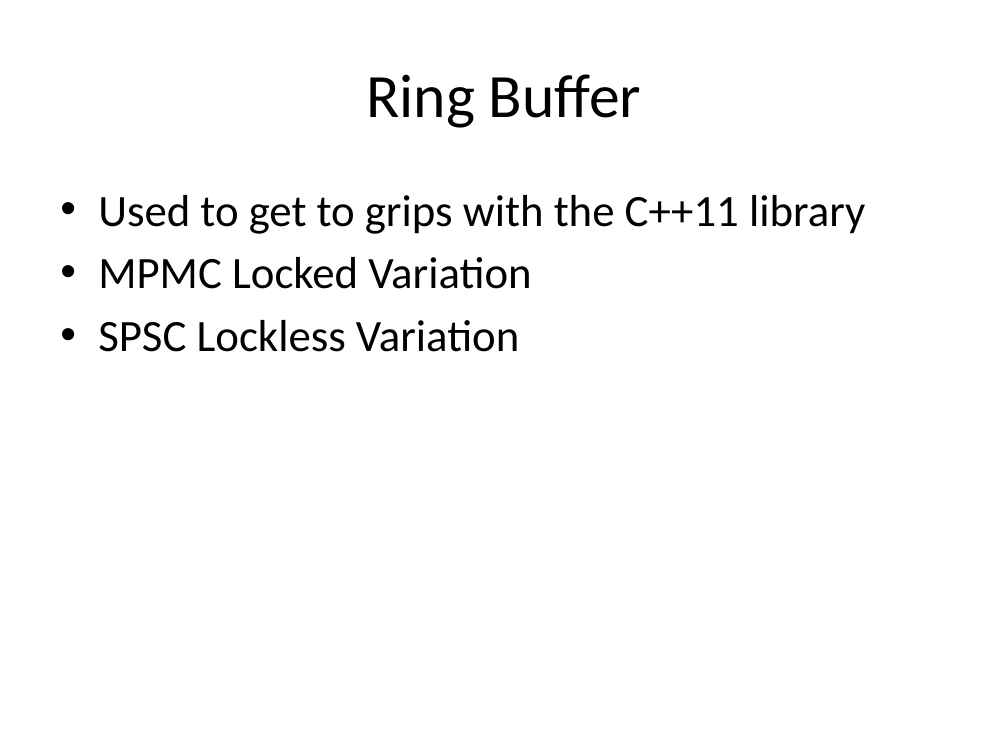
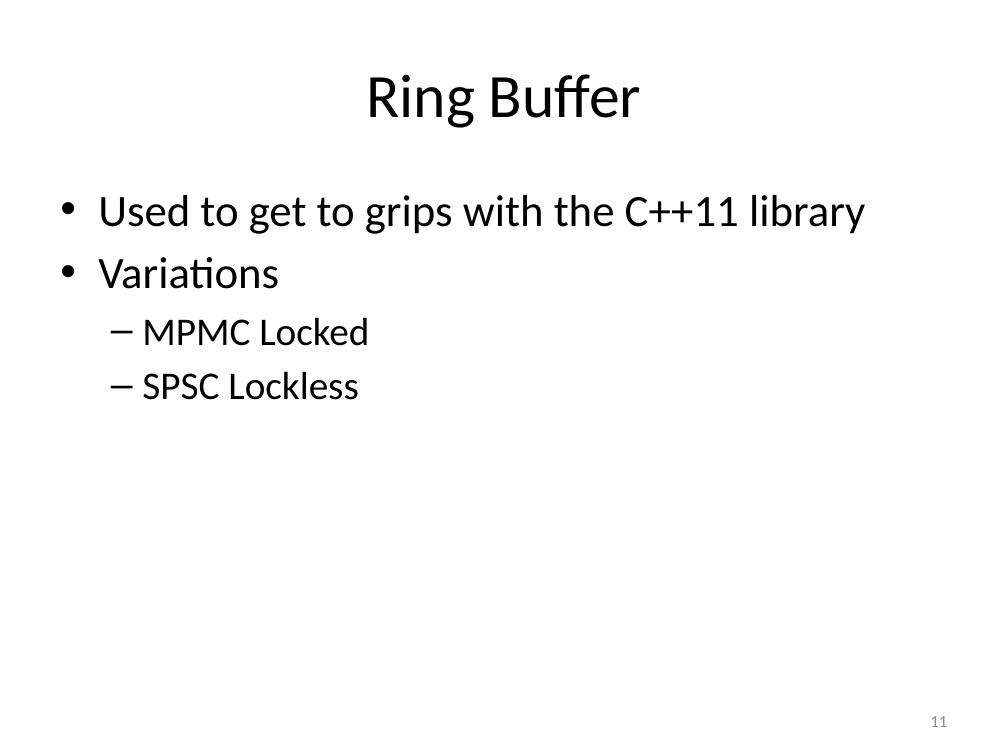
Before and after one commit to gibsonma/FYP, a slide deck: slide 11 of Report/FYP_Presentation.pptx (slide 8 before the commit). Drawn at 1008x756 pixels with LibreOffice and Linux fonts; fonts in the diff are those of the drawing. Boxes give left, top, right and bottom in pixels: in the first picture for what was removed or moved away, otherwise in the second. Text is boxed around its words. In the diff, an @@ line names an element or a change of style, - is before the commit and + after.

Commit message:
Added to the report, added data tables for all variations of the hash table and updated the presentation

```diff
--- a/Report/FYP_Presentation.pptx
+++ b/Report/FYP_Presentation.pptx
@@ text at (x1=98, y1=257, x2=369, y2=400): text changed; size 32 to 28 pt @@
-• MPMC Locked Variation
-• SPSC Lockless Variation
+• Variations
+  – MPMC Locked
+  – SPSC Lockless
@@ page number added at (x1=930, y1=716, x2=947, y2=727), 12 pt, text #8C8C8C @@
+11
```
Also in this commit, not shown: 12 other slides changed, 11 slides added, 2 slides removed, 47 other files.
